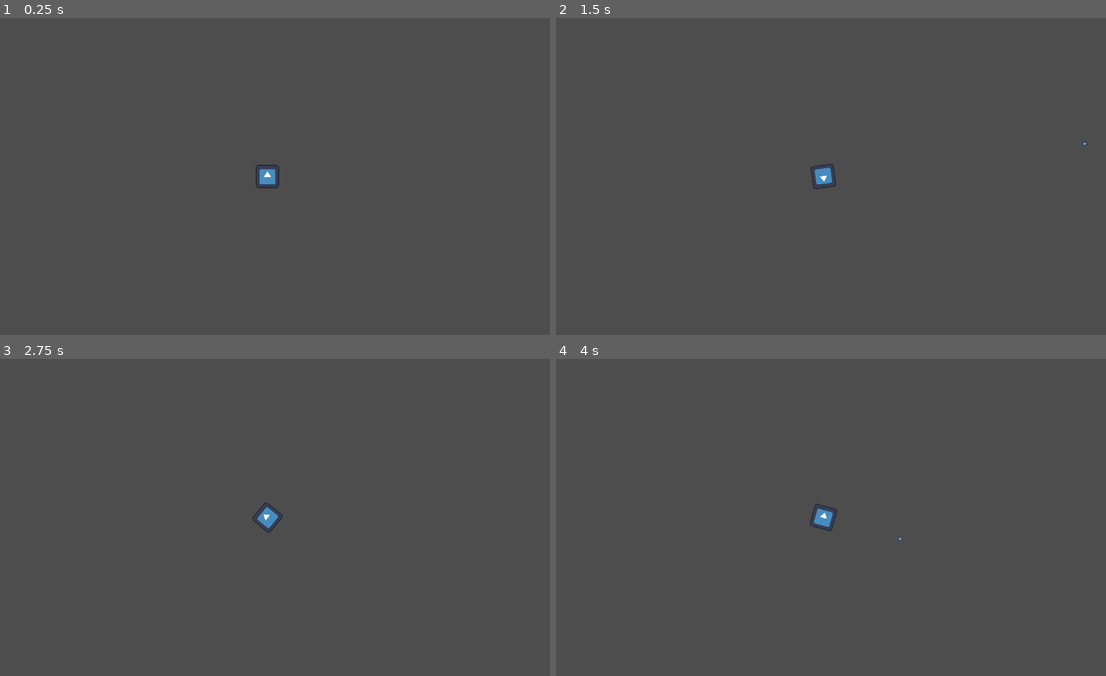
Above: before the commit, frames 1-4 (two rows, left to right).
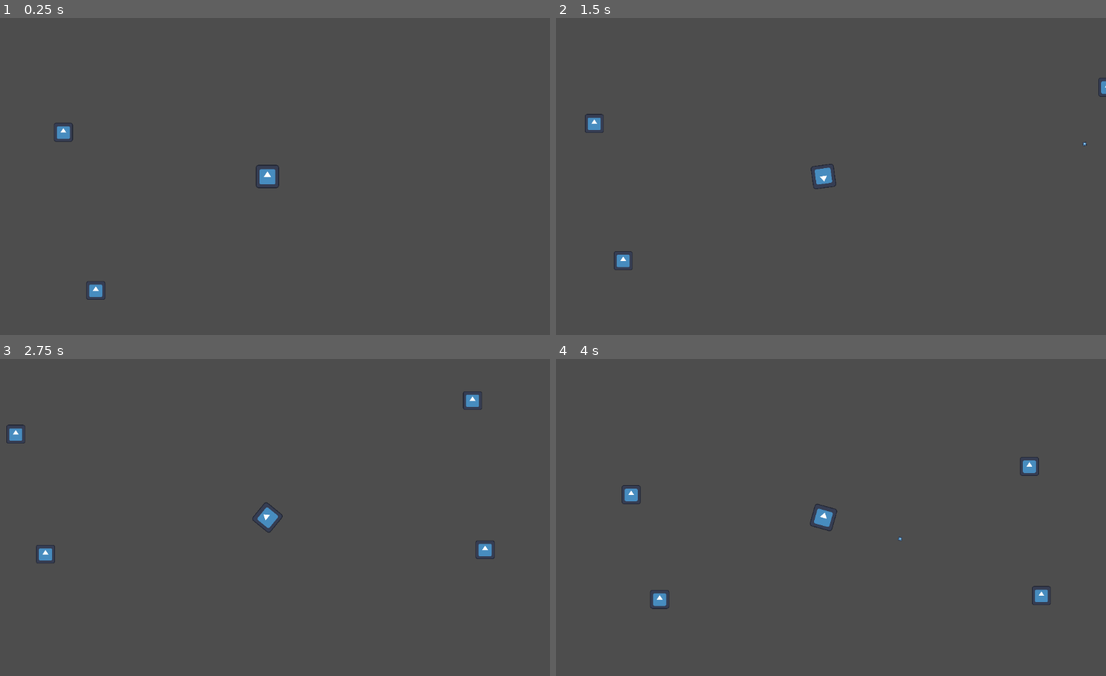
Above: after the commit, the same moments.

Repository: pengpa0012/godot-2d-survivor
Game: Godot game, scene res://scene/world.tscn
Two runs of this game, one before a commit and one after it. Both use one fixed random seed, a clock stepped at 60 frames per second and the inputs below. The engine's default icon, where the game draws it, is replaced by a stand-in: a white triangle on a blue panel in a dark square.
Inputs (mouse positions are in pixels of both pictures, inside the frame that each line leads up to):
- Up to frame 1 (0.25 s): no input
- Up to frame 2 (1.5 s): tap Enter (ui_accept) at 0.5, 0.77 s; move the mouse to (946, 160) at 0.52 s; hold Right (ui_right) 0.53-1.28 s; move the mouse to (710, 192) at 1.27 s; hold Down (ui_down) from 1.28 s (still down)
- Up to frame 3 (2.75 s): tap Enter (ui_accept) at 1.52 s; move the mouse to (324, 447) at 2.02 s; release Down (ui_down) at 2.03 s; hold Right (ui_right) from 2.03 s (still down)
- Up to frame 4 (4 s): move the mouse to (798, 580) at 2.77 s; release Right (ui_right) at 2.78 s; hold Up (ui_up) 2.78-3.53 s; tap Enter (ui_accept) at 3.02, 3.77 s; move the mouse to (990, 565) at 3.52 s; hold Left (ui_left) from 3.53 s (still down)

The runs differ from the first frame. In frame 1, 0.3% of the frame differs, in the area x 9-20%, y 33-89%; in frame 2, 0.3%; in frame 3, 0.5%; in frame 4, 0.5%, in the area x 11-90%, y 30-79%.

Commit message:
added enemy spawn

Diff:
--- /dev/null
+++ b/scene/enemy.tscn
@@ -0,0 +1,17 @@
+[gd_scene load_steps=4 format=3 uid="uid://dxgdhq8b6ktc"]
+
+[ext_resource type="Script" path="res://script/enemy.gd" id="1_ntoe2"]
+[ext_resource type="Texture2D" uid="uid://bhyxpw32i750f" path="res://icon.svg" id="1_ou4e2"]
+
+[sub_resource type="RectangleShape2D" id="RectangleShape2D_2xhui"]
+size = Vector2(39.25, 38)
+
+[node name="enemy" type="CharacterBody2D"]
+script = ExtResource("1_ntoe2")
+
+[node name="Icon" type="Sprite2D" parent="."]
+scale = Vector2(0.302734, 0.302734)
+texture = ExtResource("1_ou4e2")
+
+[node name="CollisionShape2D" type="CollisionShape2D" parent="."]
+shape = SubResource("RectangleShape2D_2xhui")
--- a/scene/projectile.tscn
+++ b/scene/projectile.tscn
@@ -1,13 +1,13 @@
 [gd_scene load_steps=4 format=3 uid="uid://c84j67ebm38la"]
 
 [ext_resource type="Texture2D" uid="uid://bhyxpw32i750f" path="res://icon.svg" id="1_248yl"]
-[ext_resource type="Script" path="res://projectile.gd" id="1_jdty3"]
+[ext_resource type="Script" path="res://script/projectile.gd" id="1_xwa6r"]
 
 [sub_resource type="CircleShape2D" id="CircleShape2D_ldqrk"]
 radius = 4.0
 
 [node name="projectile" type="Area2D"]
-script = ExtResource("1_jdty3")
+script = ExtResource("1_xwa6r")
 
 [node name="Icon" type="Sprite2D" parent="."]
 scale = Vector2(0.0625, 0.0625)
--- a/scene/world.tscn
+++ b/scene/world.tscn
@@ -1,11 +1,39 @@
-[gd_scene load_steps=2 format=3 uid="uid://dfkfjtrl41cqk"]
+[gd_scene load_steps=4 format=3 uid="uid://dfkfjtrl41cqk"]
 
 [ext_resource type="PackedScene" uid="uid://cxgeferijl2u" path="res://scene/player.tscn" id="1_4m312"]
+[ext_resource type="Script" path="res://script/world.gd" id="1_mro08"]
+[ext_resource type="PackedScene" uid="uid://dxgdhq8b6ktc" path="res://scene/enemy.tscn" id="2_iquds"]
 
 [node name="world" type="Node2D"]
+script = ExtResource("1_mro08")
 
 [node name="player" parent="." instance=ExtResource("1_4m312")]
 position = Vector2(512, 366)
 
 [node name="Camera2D" type="Camera2D" parent="player"]
 position = Vector2(1, 0)
+
+[node name="enemies" type="Node2D" parent="."]
+
+[node name="enemy3" parent="enemies" instance=ExtResource("2_iquds")]
+position = Vector2(1018, -268)
+
+[node name="enemy2" parent="enemies" instance=ExtResource("2_iquds")]
+position = Vector2(1308, 574)
+
+[node name="enemy4" parent="enemies" instance=ExtResource("2_iquds")]
+position = Vector2(1278, 196)
+
+[node name="enemy5" parent="enemies" instance=ExtResource("2_iquds")]
+position = Vector2(141, -126)
+
+[node name="enemy6" parent="enemies" instance=ExtResource("2_iquds")]
+position = Vector2(151, 606)
+
+[node name="enemy" parent="enemies" instance=ExtResource("2_iquds")]
+position = Vector2(83, 273)
+
+[node name="Timer" type="Timer" parent="."]
+autostart = true
+
+[connection signal="timeout" from="Timer" to="." method="_on_timer_timeout"]
--- /dev/null
+++ b/script/enemy.gd
@@ -0,0 +1,8 @@
+extends CharacterBody2D
+
+@onready var player = get_node("/root/world/player")
+var SPEED = 50
+func _physics_process(delta):
+	if is_instance_valid(player):
+		velocity = position.direction_to(player.position) * SPEED
+		move_and_slide()
--- a/projectile.gd
+++ b/script/projectile.gd
@@ -8,6 +8,7 @@
 
 func _on_body_shape_entered(body_rid, body, body_shape_index, local_shape_index):
 	if body.name != "player":
+		body.queue_free()
 		queue_free()
 
 func _on_visible_on_screen_notifier_2d_screen_exited():
--- /dev/null
+++ b/script/world.gd
@@ -0,0 +1,14 @@
+extends Node2D
+
+@onready var enemies = get_node("enemies")
+@onready var camera = get_node("player/Camera2D")
+@onready var player = get_node("player")
+@export var enemy_scene: PackedScene = preload("res://scene/enemy.tscn")
+
+func _on_timer_timeout():
+	if enemies.get_child_count() <= 5:
+		var enemy = enemy_scene.instantiate() as CharacterBody2D
+		enemy.position.x = player.position.x + randi_range(-1000, 1000)
+		enemy.position.y = player.position.y + randi_range(-1000, 1000)
+		enemies.add_child(enemy)
+		$Timer.start()
